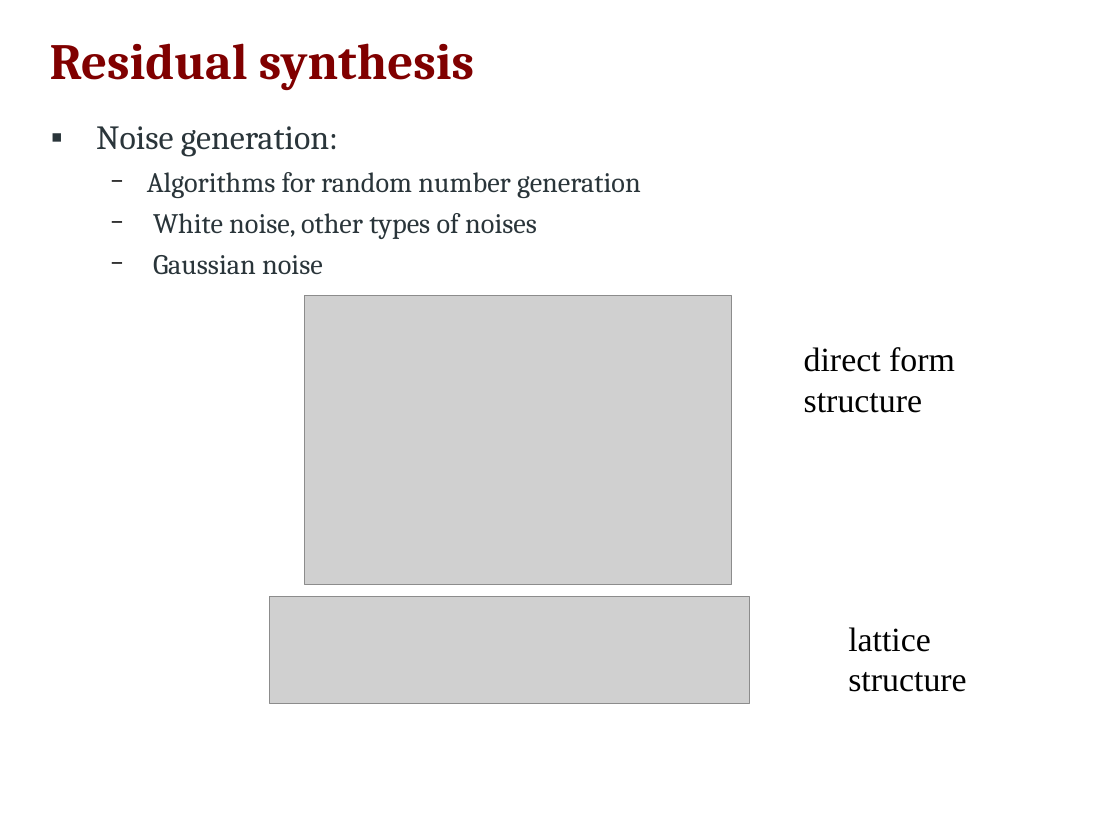
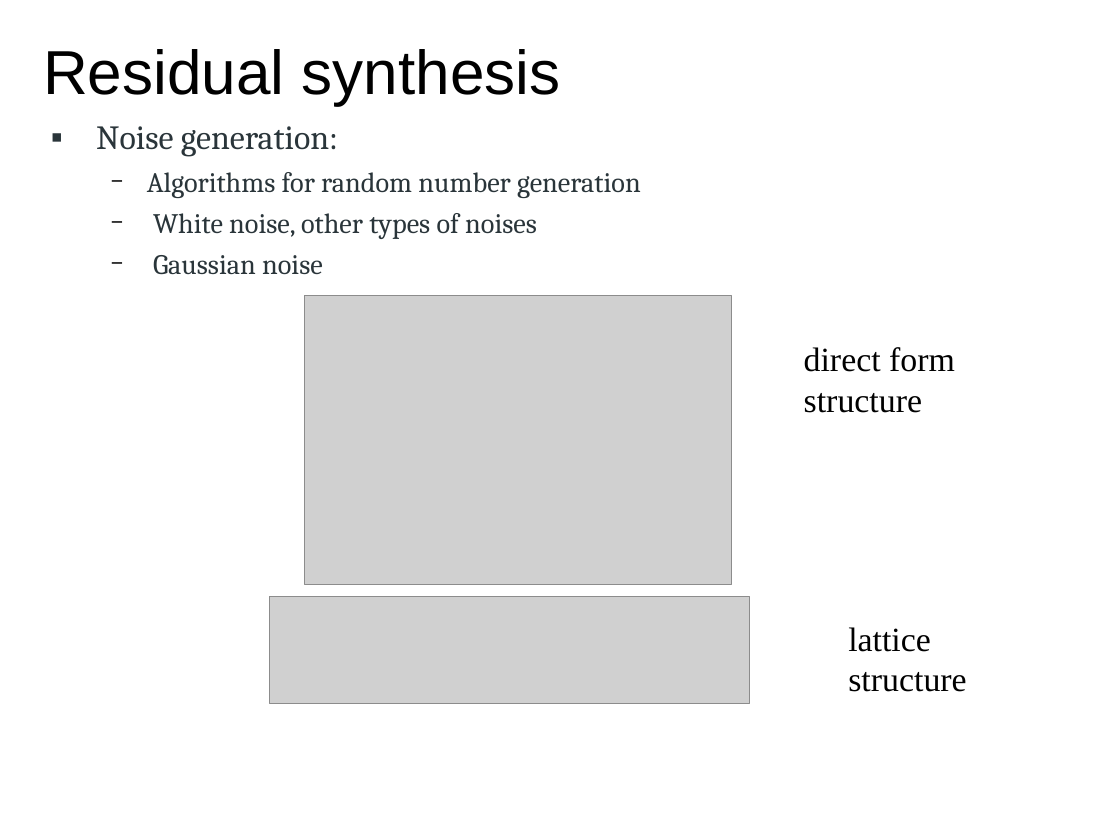
Before and after one commit to MTG/sms-tools, a slide deck: slide 16 of teaching-material/lectures/lect7-Sinusoidal-plus-Residual-model/7-Sinusoidal-plus-Residual-model.odp (slide 15 before the commit). Drawn at 1120x840 pixels with LibreOffice and Linux fonts; fonts in the diff are those of the drawing; grey boxes stand for pictures. Boxes give left, top, right and bottom in pixels: in the first picture for what was removed or moved away, otherwise in the second. Text is boxed around its words. In the diff, an @@ line names an element or a change of style, - is before the commit and + after.

```diff
--- a/teaching-material/lectures/lect7-Sinusoidal-plus-Residual-model/7-Sinusoidal-plus-Residual-model.odp
+++ b/teaching-material/lectures/lect7-Sinusoidal-plus-Residual-model/7-Sinusoidal-plus-Residual-model.odp
@@ title "Residual synthesis": place and size @@
-title "Residual synthesis" at box(50, 43, 474, 90)
+title "Residual synthesis" at box(43, 49, 561, 106)
@@ title "Residual synthesis" at box(43, 49, 561, 106): size 36 to 44 pt, font Cambria to Arial, text colour #800000 to #000000, bold off @@
```
Also in this commit, not shown: 5 other slides changed, 9 slides added, 8 slides removed, 19 other files.
